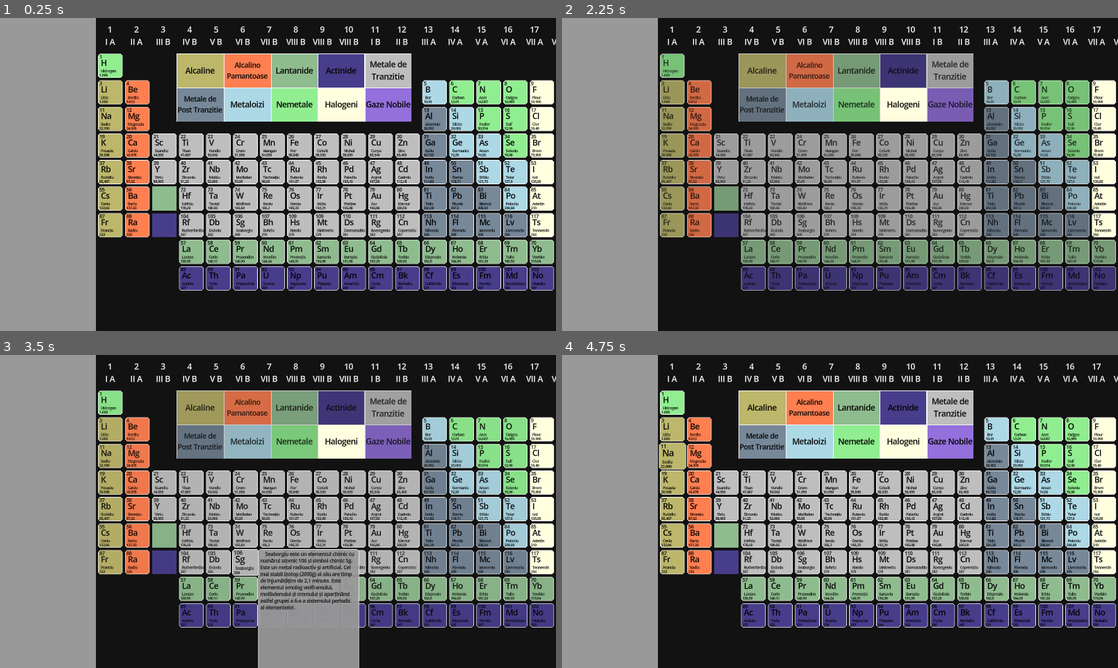
Above: before the commit, frames 1-4 (two rows, left to right).
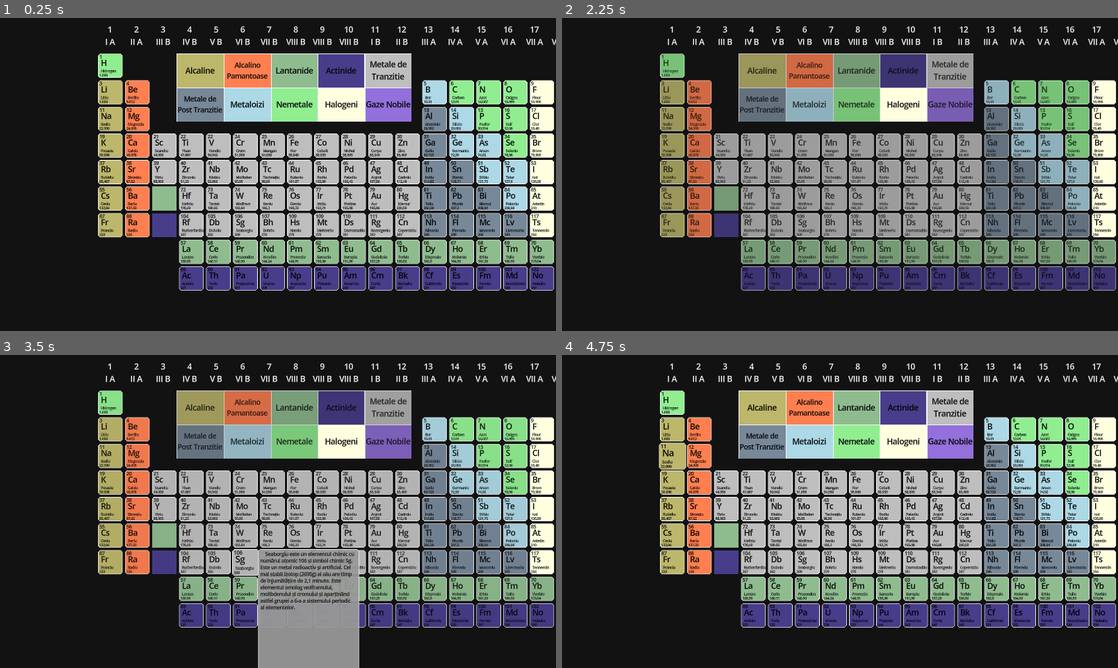
Above: after the commit, the same moments.

Repository: PurpleHamster1/proiect-chimie
Game: Godot game, scene res://main.tscn
Same seed, same stepped clock (60 frames per second), same inputs: the game is played once before the commit and once after it.
Inputs (mouse positions are in pixels of both pictures, inside the frame that each line leads up to):
- Up to frame 1 (0.25 s): no input
- Up to frame 2 (2.25 s): tap Enter at 0.5, 2 s; move the mouse to (962, 158) at 0.52 s; tap Space at 1.25 s; move the mouse to (728, 190) at 1.27 s; move the mouse to (895, 105) at 2.02 s
- Up to frame 3 (3.5 s): move the mouse to (250, 574) at 2.77 s
- Up to frame 4 (4.75 s): move the mouse to (1006, 558) at 3.52 s; move the mouse to (673, 464) at 4.27 s

The runs differ from the first frame. In frame 1, 17% of the frame differs, in the area x 0-18%, y 0-100%; in frame 2, 17%; in frame 3, 17%; in frame 4, 17%.

Commit message:
finishing

Diff:
--- a/project/main.tscn
+++ b/project/main.tscn
@@ -6,6 +6,7 @@
 [ext_resource type="PackedScene" uid="uid://hbljyhcuhxg0" path="res://elementSelect.tscn" id="4_jtyq5"]
 
 [sub_resource type="StyleBoxFlat" id="StyleBoxFlat_yv2sm"]
+bg_color = Color(0.6, 0.6, 0.6, 0)
 
 [sub_resource type="StyleBoxEmpty" id="StyleBoxEmpty_qo5f6"]
 
